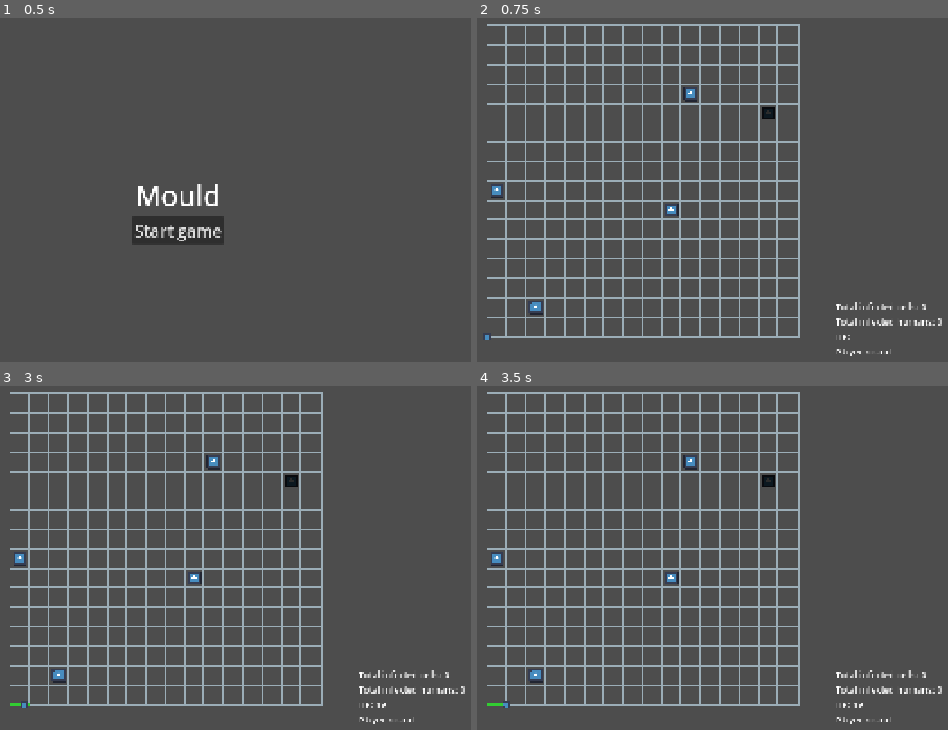
Above: before the commit, frames 1-4 (two rows, left to right).
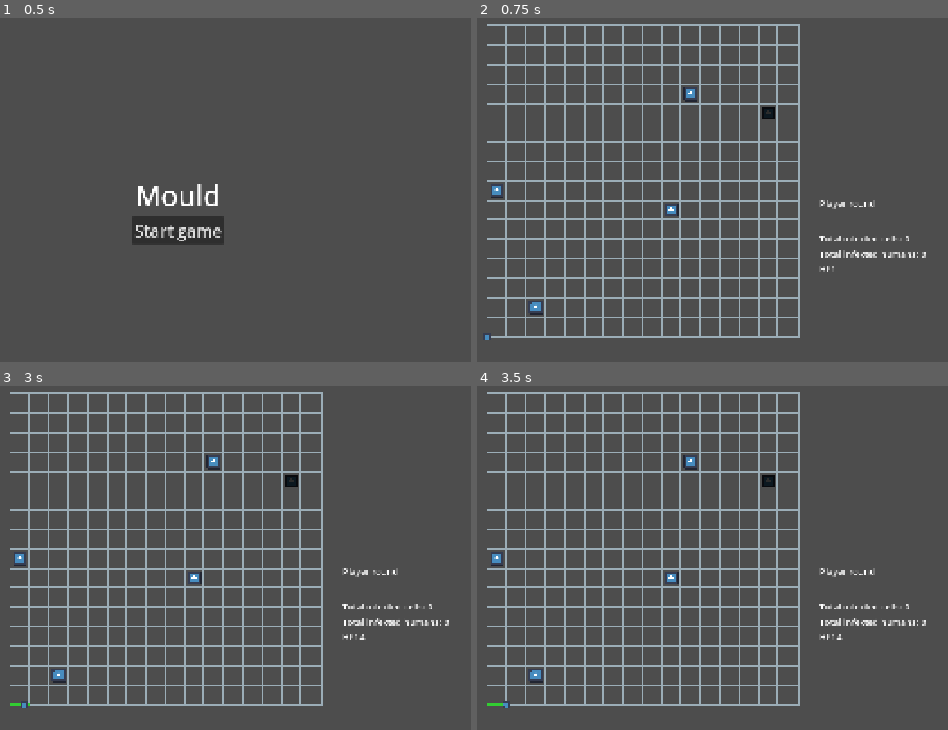
Above: after the commit, the same moments.

Repository: Sooshimi/mould
Game: Godot game, scene res://scenes/main.tscn
Same seed, same stepped clock (60 frames per second), same inputs: the game is played once before the commit and once after it. The engine's default icon, where the game draws it, is replaced by a stand-in: a white triangle on a blue panel in a dark square.
Inputs:
- Up to frame 1 (0.5 s): no input
- Up to frame 2 (0.75 s): click "Start game" at 0.5 s
- Up to frame 3 (3 s): tap Enter at 1.25, 2.75 s; hold D (right) 1.28-2.03 s; tap Space at 2 s; hold S (down) 2.03-2.78 s; hold D (right) from 2.78 s (still down)
- Up to frame 4 (3.5 s): keep holding D (right)

Frame 1 is identical in both runs. In frame 2, 1.0% of the frame differs, in the area x 72-99%, y 52-99%; in frame 3, 1.1%; in frame 4, 1.1%.

Commit message:
Add lose condition

Diff:
--- a/scenes/game.tscn
+++ b/scenes/game.tscn
@@ -17,10 +17,10 @@
 [node name="Game" type="Node2D"]
 
 [node name="UI" parent="." instance=ExtResource("7_trtic")]
-offset_left = 1045.0
-offset_top = 567.0
-offset_right = 1045.0
-offset_bottom = 567.0
+offset_left = 1016.0
+offset_top = 381.0
+offset_right = 1016.0
+offset_bottom = 381.0
 size_flags_horizontal = 4
 
 [node name="GridLines" type="TextureRect" parent="."]
--- a/scenes/ui/ui.tscn
+++ b/scenes/ui/ui.tscn
@@ -11,10 +11,16 @@
 grow_vertical = 2
 script = ExtResource("1_u7n8c")
 
+[node name="TurnLabel" type="Label" parent="."]
+layout_mode = 0
+offset_right = 362.0
+offset_bottom = 23.0
+
 [node name="VBoxContainer" type="VBoxContainer" parent="."]
 layout_mode = 1
+offset_top = 64.0
 offset_right = 362.0
-offset_bottom = 271.0
+offset_bottom = 335.0
 
 [node name="TotalInfectedCells" type="Label" parent="VBoxContainer"]
 layout_mode = 2
@@ -27,9 +33,3 @@
 [node name="SlimeMovesRemainingLabel" type="Label" parent="VBoxContainer"]
 layout_mode = 2
 text = "HP: "
-
-[node name="TurnLabel" type="Label" parent="."]
-layout_mode = 0
-offset_top = 81.0
-offset_right = 362.0
-offset_bottom = 104.0
--- a/scripts/characters/slime.gd
+++ b/scripts/characters/slime.gd
@@ -12,11 +12,12 @@
 var sprite_node_position_tween: Tween
 var walk_speed := 0.3
 
-var hp: int = 20:
+var hp: int = 5:
 	get:
 		return hp
 	set(new_value):
 		hp = new_value
+		TurnManager.check_hp(hp)
 		TurnManager.slime_moved.emit(hp)
 		TurnManager.deplete_slime_moves_left()
 
--- a/scripts/globals/TurnManager.gd
+++ b/scripts/globals/TurnManager.gd
@@ -1,18 +1,22 @@
 extends Node
 
-enum TurnState {SLIME_TURN_START, SLIME_ACTION, SLIME_TURN_END, ENEMY_TURN_START, ENEMY_ACTION, ENEMY_TURN_END}
+enum TurnState {SLIME_TURN_START, SLIME_ACTION, SLIME_TURN_END, ENEMY_TURN_START, ENEMY_ACTION, ENEMY_TURN_END, END_GAME}
 var current_state = TurnState.SLIME_TURN_START
 
 var total_infected_cells: int = 0
 var total_cells: int
 var total_infected_humans: int = 0
 var slime_moves_left := 5
+var checked_hp: int
 
 signal slime_round_start
 signal slime_round_end
 signal enemy_round_start
 signal enemy_start_moving
 signal enemy_round_end
+signal win
+signal lose
+
 signal slime_moved(new_value) # used in Slime script
 signal infected_cells_changed(new_value)
 signal infected_humans_changed(new_value)
@@ -58,8 +62,18 @@
 	# Enemy script to call this func
 	current_state = TurnState.ENEMY_TURN_END
 
-	await get_tree().create_timer(1.0).timeout
-	slime_turn_start()
+	if checked_hp != 0:
+		await get_tree().create_timer(1.0).timeout
+		slime_turn_start()
+	else:
+		lose_end_game()
+
+func check_hp(current_hp: int) -> void: # called from slime script
+	checked_hp = current_hp
+
+func lose_end_game() -> void:
+	lose.emit() # updates UI
+	current_state = TurnState.END_GAME
 
 func increment_infected_cells(amount := 1) -> void:
 	total_infected_cells += amount
--- a/scripts/ui/ui.gd
+++ b/scripts/ui/ui.gd
@@ -6,6 +6,7 @@
 	TurnManager.connect("infected_humans_changed", on_infected_humans_changed)
 	TurnManager.connect("slime_round_start", on_slime_round)
 	TurnManager.connect("enemy_round_start", on_enemy_round)
+	TurnManager.connect("lose", on_lose)
 
 func on_slime_move(hp: int) -> void:
 	$VBoxContainer/SlimeMovesRemainingLabel.text = str("HP: ", hp)
@@ -21,3 +22,6 @@
 
 func on_enemy_round() -> void:
 	$TurnLabel.text = "Enemy round"
+
+func on_lose() -> void:
+	$TurnLabel.text = "You lost!"
